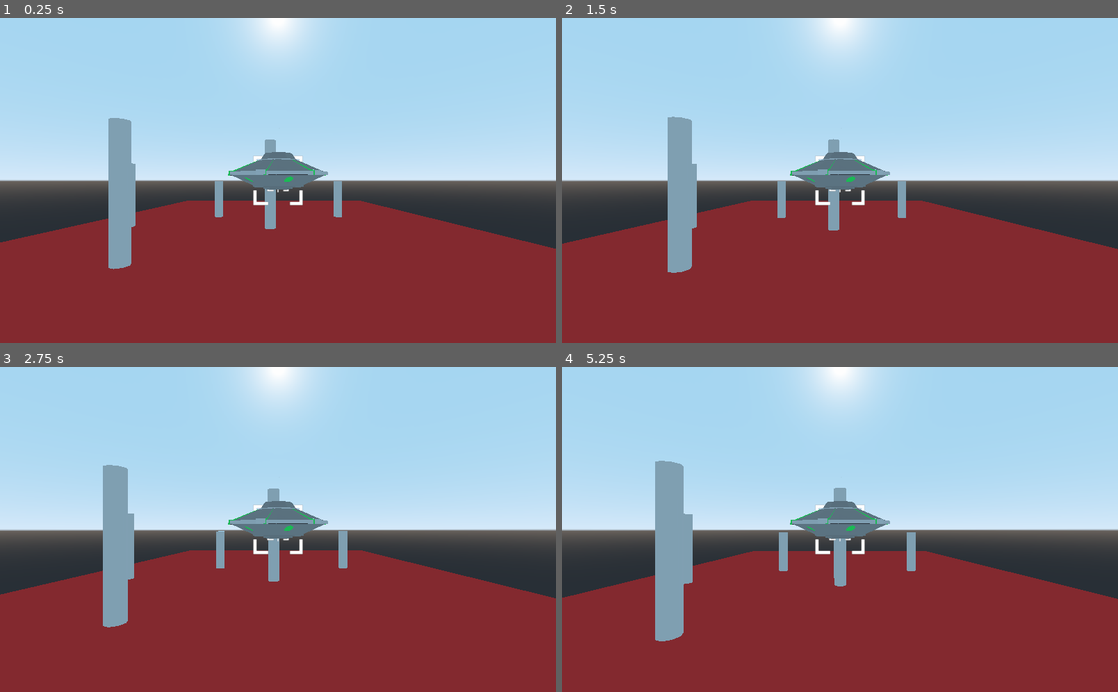
Above: before the commit, frames 1-4 (two rows, left to right).
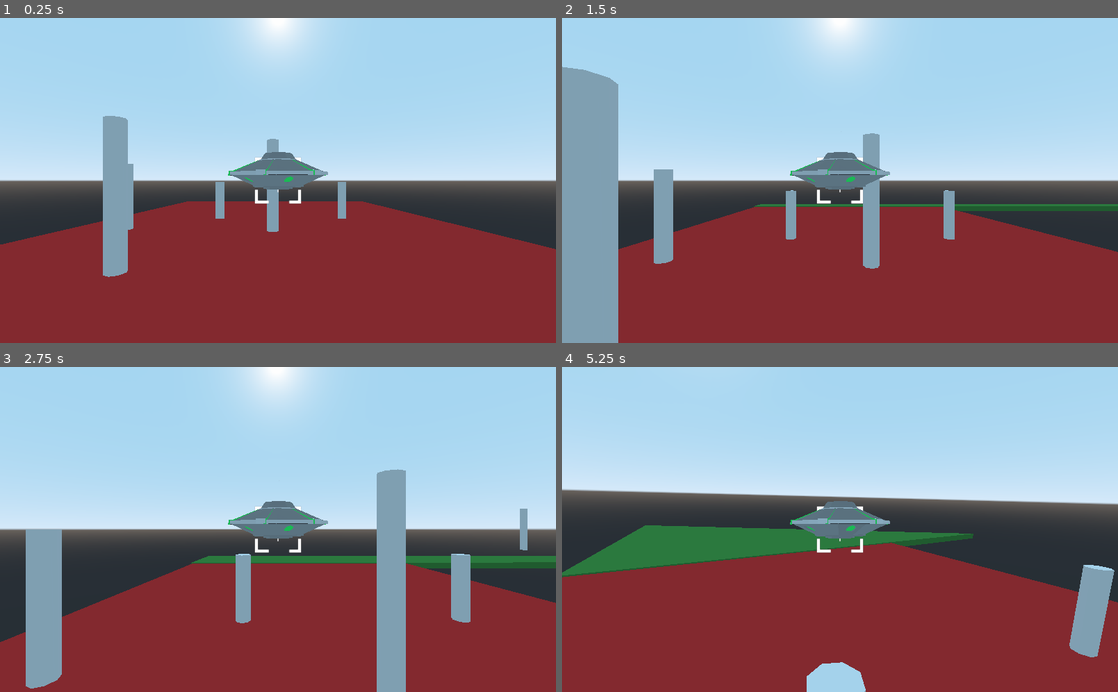
Above: after the commit, the same moments.

Repository: CharlExMachina/invaders-from-within
Game: Godot game, scene res://src/screens/levels/base/BaseLevel.tscn
Same seed, same stepped clock (60 frames per second), same inputs: the game is played once before the commit and once after it.
Inputs:
- Up to frame 1 (0.25 s): no input
- Up to frame 2 (1.5 s): no input
- Up to frame 3 (2.75 s): no input
- Up to frame 4 (5.25 s): no input

The runs differ from the first frame. In frame 1, 1.5% of the frame differs, in the area x 0-100%, y 30-80%; in frame 2, 15%; in frame 3, 16%; in frame 4, 24%, in the area x 0-100%, y 0-100%.

Commit message:
Code cleanup. Player can now reset crosshair position

Diff:
--- a/Invaders from Within/project.godot
+++ b/Invaders from Within/project.godot
@@ -79,6 +79,11 @@
 "events": [ Object(InputEventJoypadMotion,"resource_local_to_scene":false,"resource_name":"","device":0,"axis":2,"axis_value":1.0,"script":null)
  ]
 }
+reset_crosshair_position={
+"deadzone": 0.5,
+"events": [ Object(InputEventJoypadButton,"resource_local_to_scene":false,"resource_name":"","device":0,"button_index":9,"pressure":0.0,"pressed":false,"script":null)
+ ]
+}
 
 [physics]
 
--- a/Invaders from Within/src/entities/ammo/bullet_cage/BulletCage.gd
+++ b/Invaders from Within/src/entities/ammo/bullet_cage/BulletCage.gd
@@ -9,8 +9,10 @@
 func _process(delta: float) -> void:
 	global_translation += dir * movement_speed * delta
 
-
 func target_pos_set(value: Vector3) -> void:
 	look_at(value, Vector3.UP)
 	target_pos = value
 	dir = (target_pos - global_translation).normalized()
+
+func _on_DestroyTimer_timeout() -> void:
+	queue_free()
--- a/Invaders from Within/src/entities/ammo/bullet_cage/BulletCage.tscn
+++ b/Invaders from Within/src/entities/ammo/bullet_cage/BulletCage.tscn
@@ -5,6 +5,14 @@
 
 [node name="BulletCage" type="Spatial"]
 script = ExtResource( 1 )
+movement_speed = 45.0
 
 [node name="cage" parent="." instance=ExtResource( 2 )]
-transform = Transform( 0.464499, 0, 0, 0, 0.464499, 0, 0, 0, 0.464499, 0, 0, 0 )
+transform = Transform( 0.695367, 0, 0, 0, 0.695367, 0, 0, 0, 0.695367, 0, 0, 0 )
+
+[node name="DestroyTimer" type="Timer" parent="."]
+wait_time = 1.5
+one_shot = true
+autostart = true
+
+[connection signal="timeout" from="DestroyTimer" to="." method="_on_DestroyTimer_timeout"]
--- a/Invaders from Within/src/entities/player/base/BasePlayer.gd
+++ b/Invaders from Within/src/entities/player/base/BasePlayer.gd
@@ -14,3 +14,7 @@
 
 func _follow_path() -> void:
 	offset += rail_movement_speed * get_process_delta_time()
+
+func _on_ControllableShip_ready() -> void:
+	$ControllableShip.crosshair = $ControllableShip/SpringArm/CrosshairGuide
+	$ControllableShip.tween = $Tween
--- a/Invaders from Within/src/entities/player/base/BasePlayer.tscn
+++ b/Invaders from Within/src/entities/player/base/BasePlayer.tscn
@@ -26,14 +26,12 @@
 transform = Transform( 0.0484226, 0, 0, 0, 0.0484226, 0, 0, 0, 0.0484226, 0, 0, -9.5556 )
 texture = ExtResource( 4 )
 
-[node name="CrosshairGuide2" type="Sprite3D" parent="ControllableShip/SpringArm/CrosshairGuide"]
-transform = Transform( 1.70122, 0, 0, 0, 1.70122, 0, 0, 0, 1.70122, 0, 0, 25 )
-texture = ExtResource( 6 )
-
-[node name="CrosshairGuide3" type="Sprite3D" parent="ControllableShip/SpringArm/CrosshairGuide"]
-transform = Transform( 3.33543, 0, 0, 0, 3.33543, 0, 0, 0, 3.33543, 0, 0, 50 )
+[node name="InnerCrosshairGuide" type="Sprite3D" parent="ControllableShip/SpringArm/CrosshairGuide"]
+transform = Transform( 3.33543, 0, 0, 0, 3.33543, 0, 0, 0, 3.33543, 0, 0, 40 )
 texture = ExtResource( 6 )
 
 [node name="Ufo" parent="ControllableShip" instance=ExtResource( 1 )]
 
 [node name="Tween" type="Tween" parent="."]
+
+[connection signal="ready" from="ControllableShip" to="." method="_on_ControllableShip_ready"]
--- a/Invaders from Within/src/entities/player/base/ControllableShip.gd
+++ b/Invaders from Within/src/entities/player/base/ControllableShip.gd
@@ -3,22 +3,17 @@
 export var movement_speed := 30.0
 export var movement_limits_unsigned := Vector2(13.29, 7.175)
 
-var bullet_cage = preload("res://src/entities/ammo/bullet_cage/BulletCage.tscn")
+var crosshair: Sprite3D
+var tween: Tween
+
+var _bullet_cage = preload("res://src/entities/ammo/bullet_cage/BulletCage.tscn")
 
 var _velocity := Vector3.ZERO
 var _target_rotation := Vector3.ZERO
 
 func _process(delta: float) -> void:
 	_handle_movement()
-
-	if Input.is_action_just_pressed("shoot"):
-		var bullet_cage_instance: BulletCage = bullet_cage.instance()
-		get_tree().root.add_child(bullet_cage_instance)
-		bullet_cage_instance.global_rotation = get_parent().global_rotation
-		bullet_cage_instance.global_translation = global_translation
-		var crosshair_translation = get_parent().get_node("ControllableShip/SpringArm/CrosshairGuide").global_translation
-		bullet_cage_instance.target_pos = Vector3(crosshair_translation.x,
-				crosshair_translation.y, crosshair_translation.z)
+	_handle_shooting()
 
 func _physics_process(delta: float) -> void:
 	translation += _velocity
@@ -32,16 +27,20 @@
 	var y_axis_input =\
 			 Input.get_action_strength("move_up") - Input.get_action_strength("move_down")
 
-#	var tween = create_tween()
 	var target_rotation_x = 65.0 * y_axis_input
 	var target_rotation_y = 65.0 * x_axis_input
 	_target_rotation = Vector3(target_rotation_x, -target_rotation_y, 0.0)
-	get_parent().get_node("Tween").interpolate_property(self, "rotation_degrees", rotation_degrees, _target_rotation, 0.5)
-	get_parent().get_node("Tween").start()
-#	var new_rot = tween.interpolate_value(rotation_degrees, Vector3(target_rotation_x, target_rotation_y, 0.0), 0, 1.0, Tween.TRANS_CIRC, Tween.EASE_IN)
-
-#	var clamped_x_movement = clamp(new_rot.x, -35.0, 35.0)
-#	var clamped_y_movement = clamp(new_rot.y, -35.0, 35.0)
-#	rotation_degrees = new_rot
+	tween.interpolate_property(self, "rotation_degrees", rotation_degrees, _target_rotation, 0.4)
+	tween.start()
 
 	_velocity = Vector3(x_axis_input, y_axis_input, 5) * movement_speed * get_process_delta_time()
+
+func _handle_shooting() -> void:
+	if Input.is_action_just_pressed("shoot"):
+		var bullet_cage_instance: BulletCage = _bullet_cage.instance()
+		get_tree().root.add_child(bullet_cage_instance)
+		bullet_cage_instance.global_rotation = get_parent().global_rotation
+		bullet_cage_instance.global_translation = $SpringArm/CrosshairGuide/InnerCrosshairGuide.global_translation
+		var crosshair_translation = crosshair.global_translation
+		bullet_cage_instance.target_pos = Vector3(crosshair_translation.x,
+				crosshair_translation.y, crosshair_translation.z)
--- a/Invaders from Within/src/entities/player/base/Crosshair.gd
+++ b/Invaders from Within/src/entities/player/base/Crosshair.gd
@@ -7,11 +7,7 @@
 
 func _process(delta: float) -> void:
 	_handle_movement()
-
-#func _physics_process(delta: float) -> void:
-##	rotation_degrees += _velocity
-##
-#	pass
+	_handle_reset_crosshair()
 
 func _handle_movement() -> void:
 	var x_axis_input =\
@@ -24,4 +20,8 @@
 	var clamped_x_movement = clamp(rotation_degrees.x, -movement_limits_unsigned.x, movement_limits_unsigned.x)
 	var clamped_y_movement = clamp(rotation_degrees.y, -movement_limits_unsigned.y, movement_limits_unsigned.y)
 	rotation_degrees = Vector3(clamped_x_movement, clamped_y_movement, 0.0)
-#	_velocity = Vector3(x_axis_input, y_axis_input, 0.0) * movement_speed * get_process_delta_time()
+
+func _handle_reset_crosshair() -> void:
+	if Input.is_action_just_pressed("reset_crosshair_position"):
+		var tween = get_tree().create_tween().set_ease(Tween.EASE_IN_OUT).set_trans(Tween.TRANS_EXPO)
+		tween.tween_property(self, "rotation_degrees", Vector3.ZERO, 0.2)
--- a/Invaders from Within/src/screens/levels/base/BaseLevel.tscn
+++ b/Invaders from Within/src/screens/levels/base/BaseLevel.tscn
@@ -76,7 +76,6 @@
 
 [node name="Player" parent="LevelRails" instance=ExtResource( 1 )]
 transform = Transform( 1, 0, 0, 0, 1, 0, 0, 0, 0.999999, 1.81931, 6.81171, -3.95705 )
-rail_movement_speed = 1.0
 
 [node name="SpringArm" type="SpringArm" parent="LevelRails/Player"]
 transform = Transform( 1, 0, 0, 0, 1, 0, 0, 0, 1, -2.38419e-07, 1.90735e-06, -2.38419e-07 )
